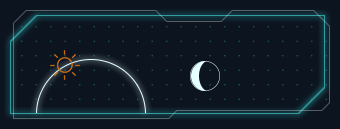
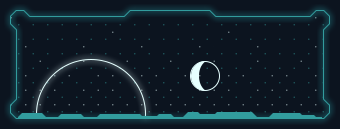
Comparing the layer stacks of the two 340 x 129 images. Changes:
added layer "floor" above "border" over left=18, top=112, right=322, bottom=119
renamed "border white" to "border", opacity 30% → 100%, moved it above "moon-icons", painted on it over left=10, top=10, right=330, bottom=119
removed layer "border blue" over left=10, top=15, right=325, bottom=114
painted on "moon-icons" over left=190, top=61, right=220, bottom=91
hid "weather-icons" over left=50, top=50, right=80, bottom=80
added group "Groupe 1" with 3 layers above "bg" over left=4, top=4, right=336, bottom=125
added group "dots white" with 1 layers in group "Groupe 1" over left=4, top=17, right=336, bottom=125
added layer "dots copie" (50%) in group "dots white" over left=4, top=17, right=336, bottom=125
moved "dots" into group "Groupe 1", painted on it, unmasked it over left=4, top=4, right=336, bottom=125
